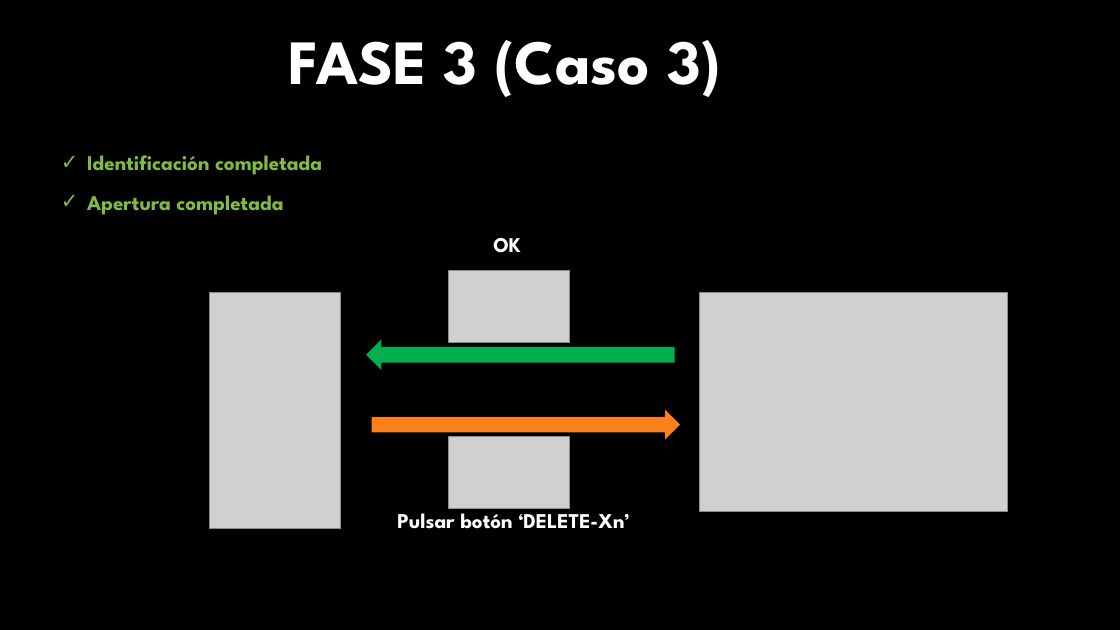
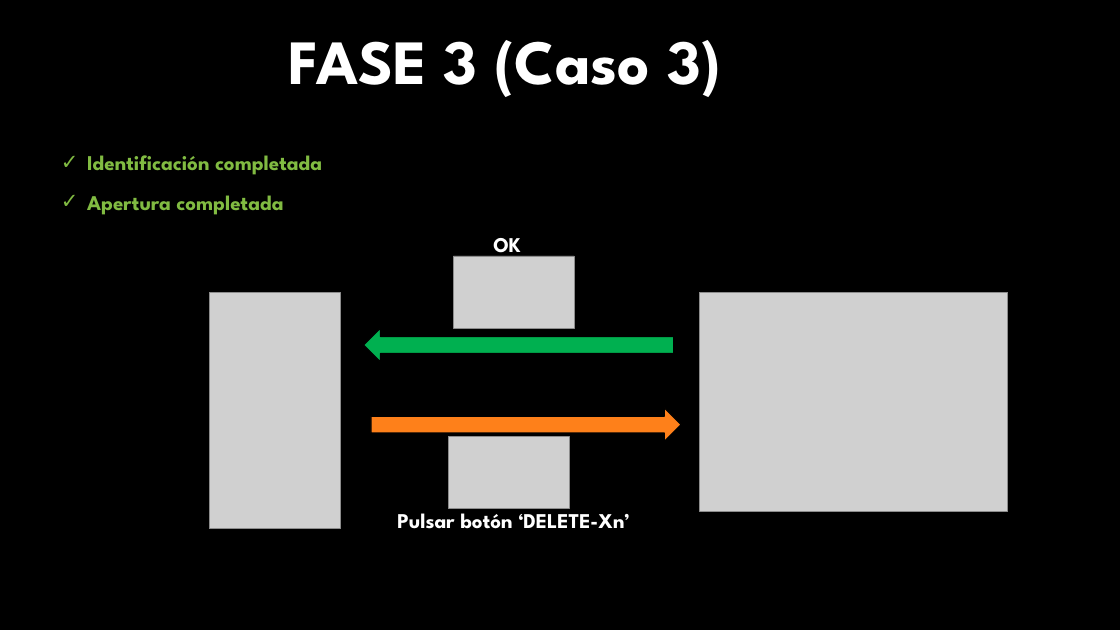
Before and after one commit to UVaNoobs/BlueFingerprint, a slide deck: slide 10 of PresentaciónFinal.pptx (slide 9 before the commit). Drawn at 1120x630 pixels with LibreOffice and Linux fonts; fonts in the diff are those of the drawing; grey boxes stand for pictures; background and template pictures are left out. Boxes give left, top, right and bottom in pixels: in the first picture for what was removed or moved away, otherwise in the second. Text is boxed around its words. In the diff, an @@ line names an element or a change of style, - is before the commit and + after.

```diff
--- a/PresentaciónFinal.pptx
+++ b/PresentaciónFinal.pptx
@@ picture: place and size @@
-picture at [449,271,570,343]
+picture at [454,256,575,329]
@@ left arrow: place and size @@
-left arrow at [365,338,676,371]
+left arrow at [364,329,674,362]
```
Also in this commit, not shown: 4 other slides changed, 2 slides added, 1 slide removed.
